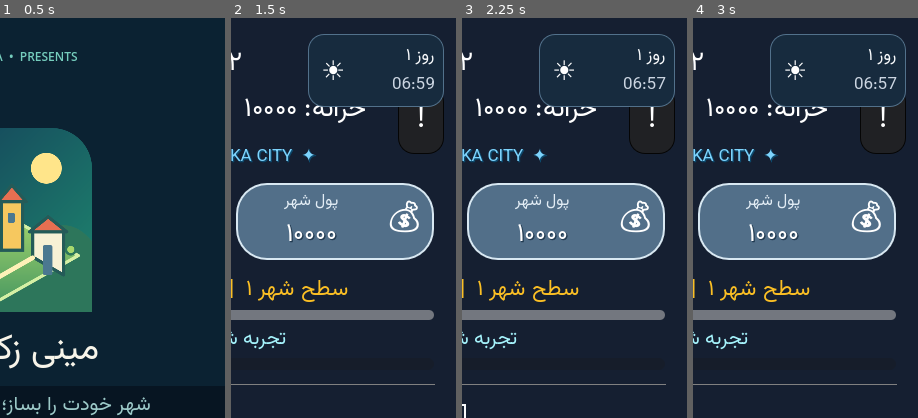
Above: before the commit, frames 1-4 (left to right).
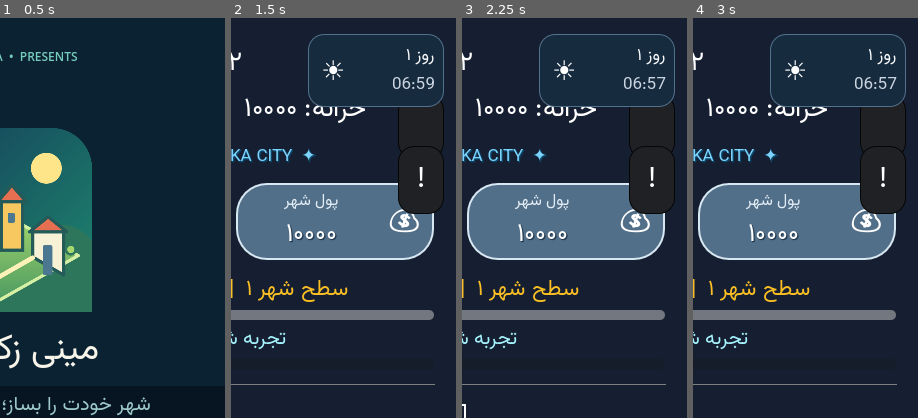
Above: after the commit, the same moments.

Repository: zekainstabot/mini-zeka-city
Game: Godot game, scene res://Main.tscn
The game is run twice, just before and just after one commit, with the same random seed, the same clock (stepped at 60 frames per second) and the same inputs.
Inputs (mouse positions are % of the whole screen's width and height, from its top left):
- Up to frame 1 (0.5 s): no input
- Up to frame 2 (1.5 s): click (50, 54) at 0.52 s; type "12" at 0.6 s; click "رفتن به مأموریت‌ها ←" at 1.25 s
- Up to frame 3 (2.25 s): click "🏗️ توسعه" at 2 s
- Up to frame 4 (3 s): click "🏗️ ساختمان‌ها و ساخت‌وساز" at 2.75 s
The pictures show only the part of the screen within x 50-100%, y 0-50%; the shares and areas given below are measured in that part.

Frame 1 is identical in both runs. In frame 2, 1.3% of the frame differs, in the area x 74-95%, y 20-49%; in frame 3, 1.3%; in frame 4, 1.3%.

Commit message:
Keep right-side shortcuts below the clock

Diff:
--- a/scripts/Main.gd
+++ b/scripts/Main.gd
@@ -894,12 +894,12 @@
 		if ranking_button != null and is_instance_valid(ranking_button):
 			ranking_button.custom_minimum_size = icon_size
 			ranking_button.size = icon_size
-			ranking_button.position = Vector2(right_edge - 58.0, inset.y + 16.0)
+			ranking_button.position = Vector2(right_edge - 58.0, inset.y + 76.0)
 			_apply_font(ranking_button, 19)
 		if report_button != null and is_instance_valid(report_button):
 			report_button.custom_minimum_size = icon_size
 			report_button.size = icon_size
-			report_button.position = Vector2(right_edge - 58.0, inset.y + 68.0)
+			report_button.position = Vector2(right_edge - 58.0, inset.y + 128.0)
 			_apply_font(report_button, 25)
 		if construction_capacity_button != null and is_instance_valid(construction_capacity_button):
 			construction_capacity_button.custom_minimum_size = Vector2(144, 68)
@@ -925,12 +925,12 @@
 		if ranking_button != null and is_instance_valid(ranking_button):
 			ranking_button.custom_minimum_size = Vector2(50, 50)
 			ranking_button.size = Vector2(50, 50)
-			ranking_button.position = Vector2(right_edge - 108.0, inset.y + 20.0)
+			ranking_button.position = Vector2(right_edge - 50.0, inset.y + 80.0)
 			_apply_font(ranking_button, 21)
 		if report_button != null and is_instance_valid(report_button):
 			report_button.custom_minimum_size = Vector2(50, 50)
 			report_button.size = Vector2(50, 50)
-			report_button.position = Vector2(right_edge - 50.0, inset.y + 20.0)
+			report_button.position = Vector2(right_edge - 50.0, inset.y + 138.0)
 			_apply_font(report_button, 25)
 		if construction_capacity_button != null and is_instance_valid(construction_capacity_button):
 			construction_capacity_button.custom_minimum_size = Vector2(158, 70)
